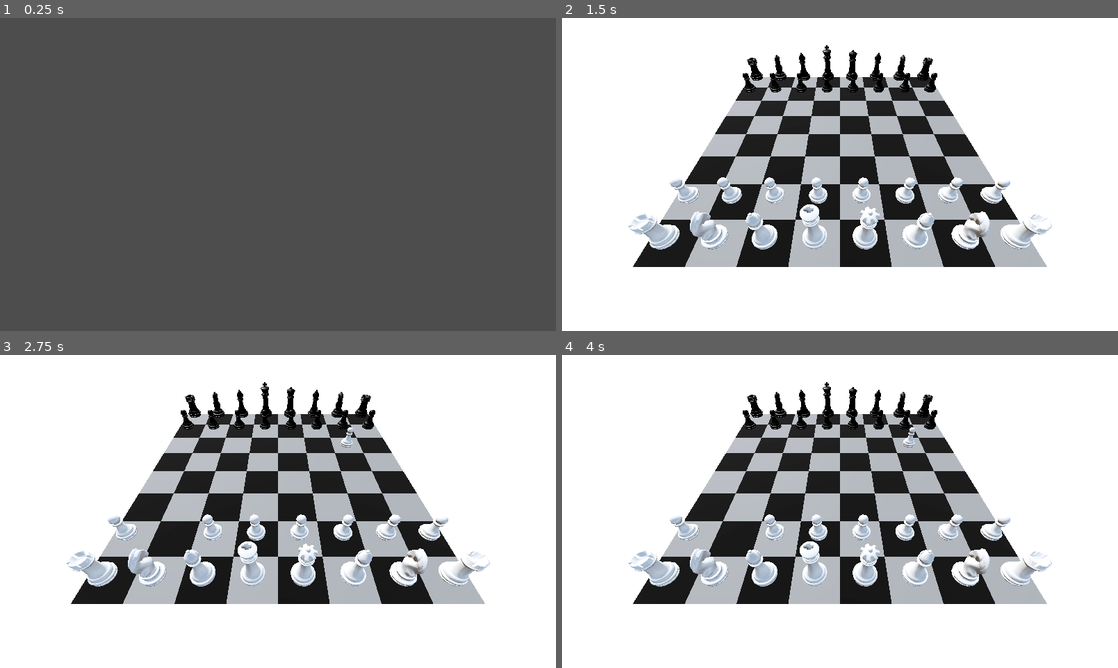
Above: before the commit, frames 1-4 (two rows, left to right).
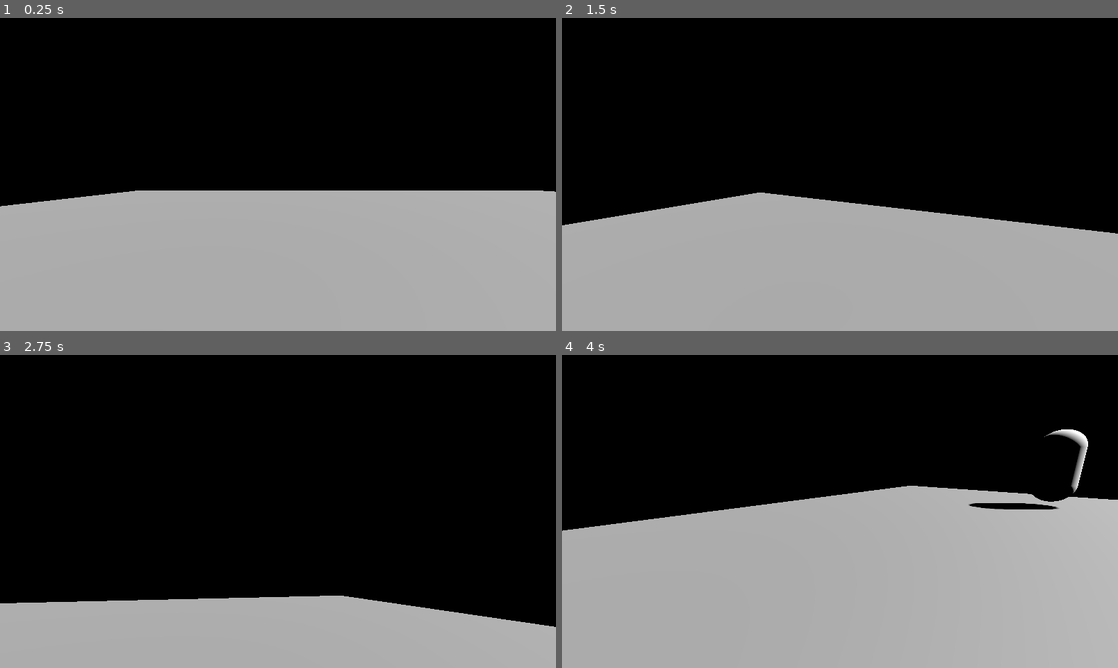
Above: after the commit, the same moments.

Repository: FlankerDa/davidshi.github.io
Game: Godot game, scene res://FPSDuel.tscn
Same seed, same stepped clock (60 frames per second), same inputs: the game is played once before the commit and once after it. This scene is started directly instead of the project's main scene.
Inputs (mouse positions are in pixels of both pictures, inside the frame that each line leads up to):
- Up to frame 1 (0.25 s): no input
- Up to frame 2 (1.5 s): tap Enter (ui_accept) at 0.5 s; move the mouse to (867, 174) at 0.52 s; hold W (move_forward) 0.53-1.28 s; hold Right mouse button (alt_fire) 0.53-1.28 s; tap Space (jump) at 0.77, 1.07 s; click (867, 174) at 0.8 s; move the mouse to (728, 190) at 1.27 s; hold S (move_back) from 1.28 s (still down); click (728, 190) at 1.35 s
- Up to frame 3 (2.75 s): tap Space (jump) at 1.52, 1.82, 2.3 s; tap Enter (ui_accept) at 1.55, 2.1 s; move the mouse to (333, 442) at 2.02 s; release S (move_back) at 2.03 s; hold D (move_right) from 2.03 s (still down); click (333, 442) at 2.17 s
- Up to frame 4 (4 s): move the mouse to (812, 574) at 2.77 s; release D (move_right) at 2.78 s; hold W (move_forward) 2.78-3.53 s; tap Space (jump) at 2.85, 3.02, 3.32, 3.77 s; click (812, 574) at 2.92 s; right-click (812, 574) at 3.05 s; move the mouse to (1006, 558) at 3.52 s; hold A (move_left) from 3.53 s (still down); hold Right mouse button (alt_fire) from 3.53 s (still down); click (1006, 558) at 3.8 s

The runs differ from the first frame. In frame 1, 100% of the frame differs, in the area x 0-100%, y 0-100%; in frame 2, 93%; in frame 3, 95%; in frame 4, 90%.

Commit message:
added the scene
tmr, ill work on ai movement and shooting, i think ill be done tmr

Diff:
--- a/Capstone/capstone-project/capstone/FPSDuel.gd
+++ b/Capstone/capstone-project/capstone/FPSDuel.gd
@@ -1,32 +1,39 @@
 extends Node3D
 
-signal duel_finished(winner: String)
+var initialized := false
+
+@onready var player_a: Node3D = get_node_or_null("PlayerA")
+@onready var player_b: Node3D = get_node_or_null("PlayerB")
 
 func _ready() -> void:
-	print("FPS Duel started")
-	print("Pending capture data:")
-	print(Game_State.pending_capture)
+	if initialized:
+		return
+	initialized = true
 
 	Input.set_mouse_mode(Input.MOUSE_MODE_CAPTURED)
+	print("FPS Duel Started")
 
-func _exit_tree() -> void:
-	Input.set_mouse_mode(Input.MOUSE_MODE_VISIBLE)
+	call_deferred("_setup_players")
 
-func _input(event: InputEvent) -> void:
-	if event.is_action_pressed("fire"):
-		_finish_duel("attacker")
+func _setup_players() -> void:
 
-	if event.is_action_pressed("alt_fire"):
-		_finish_duel("defender")
+	if player_a:
+		player_a.global_position = Vector3(-3, 1, 0)
 
+	if player_b:
+		player_b.global_position = Vector3(3, 1, 0)
+
+func _unhandled_input(event: InputEvent) -> void:
 	if event.is_action_pressed("ui_cancel"):
-		_finish_duel("defender")
+		_finish_duel("draw")
+
+func _on_player_died(winner_color: String) -> void:
+	print("Duel finished, winner:", winner_color)
+	_finish_duel(winner_color)
 
 func _finish_duel(winner: String) -> void:
-	print("Duel finished, winner:", winner)
-
-	Game_State.set_capture_winner(winner)
+	if Engine.has_singleton("GameState"):
+		Game_State.set_capture_winner(winner)
 
 	Input.set_mouse_mode(Input.MOUSE_MODE_VISIBLE)
-	Game_State.set_capture_winner("attacker")
 	get_tree().change_scene_to_file(Game_State.board_scene_path)
--- a/Capstone/capstone-project/capstone/FPSDuel.tscn
+++ b/Capstone/capstone-project/capstone/FPSDuel.tscn
@@ -1,10 +1,20 @@
-[gd_scene load_steps=4 format=3 uid="uid://cjrx6s54dov8s"]
+[gd_scene load_steps=7 format=3 uid="uid://cjrx6s54dov8s"]
 
 [ext_resource type="Script" uid="uid://duqxnkpp0yr27" path="res://FPSDuel.gd" id="1_2upek"]
+[ext_resource type="PackedScene" uid="uid://djqcp8mg7ajxd" path="res://FPSPlayer.tscn" id="2_cgrvk"]
 
 [sub_resource type="PlaneMesh" id="PlaneMesh_2upek"]
 
 [sub_resource type="BoxShape3D" id="BoxShape3D_cgrvk"]
+size = Vector3(20, 0.2, 20)
+
+[sub_resource type="Sky" id="Sky_cgrvk"]
+
+[sub_resource type="Environment" id="Environment_3hr45"]
+background_mode = 2
+sky = SubResource("Sky_cgrvk")
+ambient_light_source = 3
+ambient_light_color = Color(0.41042238, 0.7149471, 0.82674843, 1)
 
 [node name="FPSDuel" type="Node3D"]
 script = ExtResource("1_2upek")
@@ -20,7 +30,7 @@
 
 [node name="CanvasLayer" type="CanvasLayer" parent="."]
 
-[node name="Label" type="Label" parent="CanvasLayer"]
+[node name="InfoLabel" type="Label" parent="CanvasLayer"]
 offset_right = 40.0
 offset_bottom = 23.0
 
@@ -29,3 +39,19 @@
 
 [node name="DefenderSpawn" type="Marker3D" parent="."]
 transform = Transform3D(1, 0, 0, 0, 1, 0, 0, 0, 1, 0, 1, -6)
+
+[node name="PlayerA" parent="." instance=ExtResource("2_cgrvk")]
+transform = Transform3D(1, 0, 0, 0, 1, 0, 0, 0, 1, 3.2130547, 1, 1.9772897)
+
+[node name="PlayerB" parent="." instance=ExtResource("2_cgrvk")]
+transform = Transform3D(1, 0, 0, 0, 1, 0, 0, 0, 1, -6.0134764, 1, 0)
+is_local_player = false
+
+[node name="Sun" type="DirectionalLight3D" parent="."]
+transform = Transform3D(0.70710677, -0.49999997, 0.49999997, 0, 0.70710677, 0.70710677, -0.70710677, -0.49999997, 0.49999997, 0, 0, 0)
+light_energy = 2.0
+shadow_enabled = true
+directional_shadow_max_distance = 10.0
+
+[node name="WorldEnvironment" type="WorldEnvironment" parent="."]
+environment = SubResource("Environment_3hr45")
--- a/Capstone/capstone-project/capstone/FPSPlayer.gd
+++ b/Capstone/capstone-project/capstone/FPSPlayer.gd
@@ -1,28 +1,104 @@
 extends CharacterBody3D
+class_name FPSPlayer
 
+@export var is_human: bool = true
+@export var team_color: String = "white"
+@export var move_speed: float = 6.0
+@export var jump_velocity: float = 4.5
+@export var mouse_sens: float = 0.002
+@export var max_hp: int = 100
+@export var damage: int = 25
+@export var is_local_player: bool = true
 
-const SPEED = 5.0
-const JUMP_VELOCITY = 4.5
+var hp: int
+var gravity: float = ProjectSettings.get_setting("physics/3d/default_gravity")
 
+@onready var head: Node3D = $Head
+@onready var cam: Camera3D = $Head/Camera3D
+@onready var gun_ray: RayCast3D = $GunRay
+@onready var body_mesh: MeshInstance3D = $BodyMesh
+
+signal died(winner_team: String)
+
+func _ready() -> void:
+	hp = max_hp
+	if is_human:
+		Input.set_mouse_mode(Input.MOUSE_MODE_CAPTURED)
+	if is_local_player:
+		body_mesh.visible = false
+
+func _exit_tree() -> void:
+	if is_human:
+		Input.set_mouse_mode(Input.MOUSE_MODE_VISIBLE)
+
+func _unhandled_input(event: InputEvent) -> void:
+	if not is_human:
+		return
+
+	if event is InputEventMouseMotion:
+		rotate_y(-event.relative.x * mouse_sens)
+		head.rotate_x(-event.relative.y * mouse_sens)
+		head.rotation.x = clamp(head.rotation.x, deg_to_rad(-85), deg_to_rad(85))
+
+	if event.is_action_pressed("fire"):
+		_shoot()
 
 func _physics_process(delta: float) -> void:
-	# Add the gravity.
+	if is_human:
+		_human_move(delta)
+
+func _human_move(delta: float) -> void:
+	# gravity
 	if not is_on_floor():
-		velocity += get_gravity() * delta
+		velocity.y -= gravity * delta
 
-	# Handle jump.
-	if Input.is_action_just_pressed("ui_accept") and is_on_floor():
-		velocity.y = JUMP_VELOCITY
+	# jump
+	if Input.is_action_just_pressed("jump") and is_on_floor():
+		velocity.y = jump_velocity
 
-	# Get the input direction and handle the movement/deceleration.
-	# As good practice, you should replace UI actions with custom gameplay actions.
-	var input_dir := Input.get_vector("ui_left", "ui_right", "ui_up", "ui_down")
-	var direction := (transform.basis * Vector3(input_dir.x, 0, input_dir.y)).normalized()
-	if direction:
-		velocity.x = direction.x * SPEED
-		velocity.z = direction.z * SPEED
-	else:
-		velocity.x = move_toward(velocity.x, 0, SPEED)
-		velocity.z = move_toward(velocity.z, 0, SPEED)
+	# WASD
+	var input_dir := Vector2.ZERO
+	input_dir.y += 1 if Input.is_action_pressed("move_forward") else 0
+	input_dir.y -= 1 if Input.is_action_pressed("move_back") else 0
+	input_dir.x += 1 if Input.is_action_pressed("move_right") else 0
+	input_dir.x -= 1 if Input.is_action_pressed("move_left") else 0
+	input_dir = input_dir.normalized()
+
+	var dir := (global_transform.basis * Vector3(input_dir.x, 0, -input_dir.y)).normalized()
+	velocity.x = dir.x * move_speed
+	velocity.z = dir.z * move_speed
 
 	move_and_slide()
+
+func ai_look_at(target_pos: Vector3, delta: float) -> void:
+	var to_target := (target_pos - global_position)
+	to_target.y = 0
+	if to_target.length() < 0.001:
+		return
+	var desired_yaw := atan2(-to_target.x, -to_target.z)
+	rotation.y = lerp_angle(rotation.y, desired_yaw, 6.0 * delta)
+
+func ai_try_shoot(target: FPSPlayer) -> void:
+	gun_ray.force_raycast_update()
+	if gun_ray.is_colliding():
+		var hit = gun_ray.get_collider()
+		if hit == target:
+			_shoot()
+
+func _shoot() -> void:
+	gun_ray.force_raycast_update()
+	if not gun_ray.is_colliding():
+		return
+
+	var hit = gun_ray.get_collider()
+	if hit is FPSPlayer:
+		hit.take_damage(damage)
+
+func take_damage(amount: int) -> void:
+	hp -= amount
+	if hp <= 0:
+		hp = 0
+		emit_signal("died", _opponent_team())
+
+func _opponent_team() -> String:
+	return "black" if team_color == "white" else "white"
--- a/Capstone/capstone-project/capstone/FPSPlayer.tscn
+++ b/Capstone/capstone-project/capstone/FPSPlayer.tscn
@@ -1,10 +1,20 @@
-[gd_scene load_steps=3 format=3 uid="uid://djqcp8mg7ajxd"]
+[gd_scene load_steps=5 format=3 uid="uid://djqcp8mg7ajxd"]
 
 [ext_resource type="Script" uid="uid://bs8xw1ahguw58" path="res://FPSPlayer.gd" id="1_8ip4f"]
 
 [sub_resource type="CapsuleShape3D" id="CapsuleShape3D_w7uup"]
+radius = 0.35
+height = 1.4
+
+[sub_resource type="StandardMaterial3D" id="StandardMaterial3D_8ip4f"]
+
+[sub_resource type="CapsuleMesh" id="CapsuleMesh_8ip4f"]
+material = SubResource("StandardMaterial3D_8ip4f")
+radius = 0.35
+height = 1.4
 
 [node name="FpsPlayer" type="CharacterBody3D"]
+transform = Transform3D(1, 0, 0, 0, 1, 0, 0, 0, 1, 0, 1, 0)
 script = ExtResource("1_8ip4f")
 
 [node name="Head" type="Node3D" parent="."]
@@ -17,4 +27,5 @@
 [node name="CollisionShape3D" type="CollisionShape3D" parent="."]
 shape = SubResource("CapsuleShape3D_w7uup")
 
-[node name="MeshInstance3D" type="MeshInstance3D" parent="."]
+[node name="BodyMesh" type="MeshInstance3D" parent="."]
+mesh = SubResource("CapsuleMesh_8ip4f")
